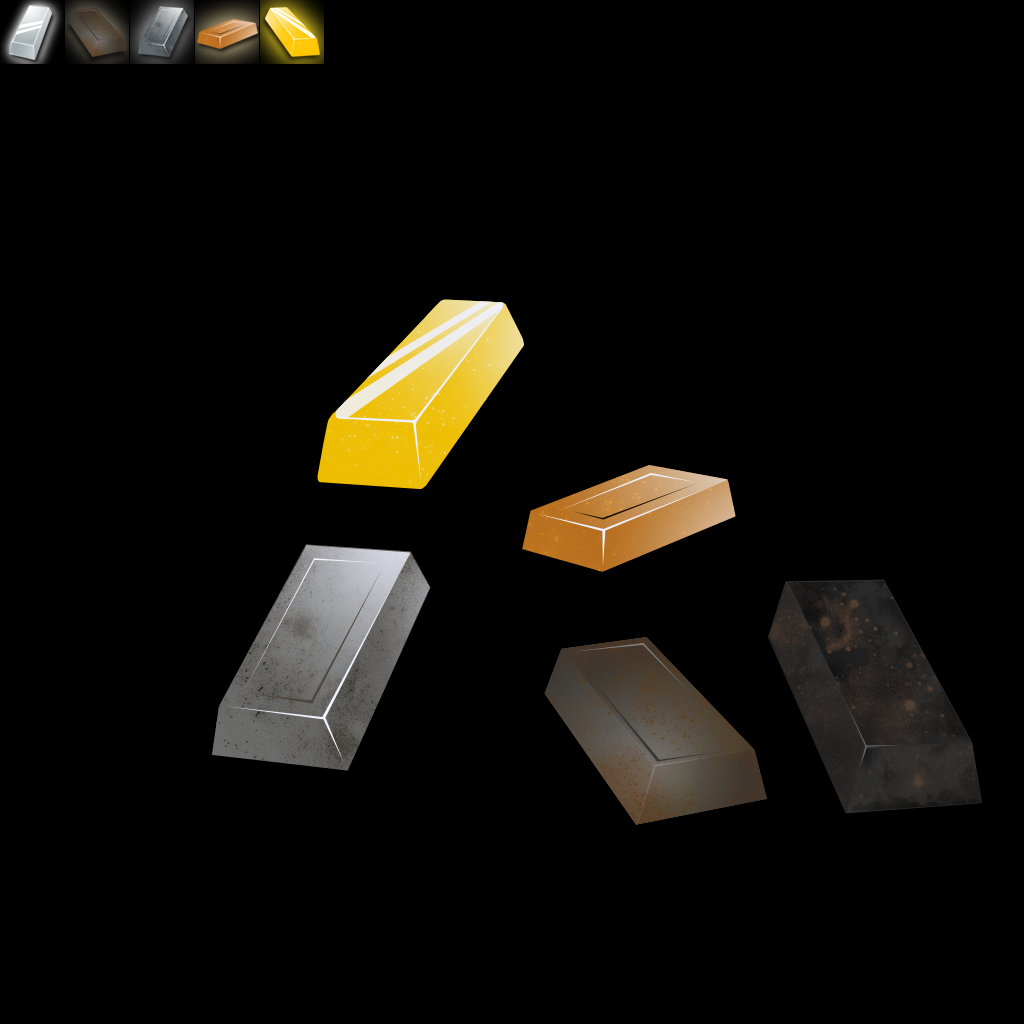
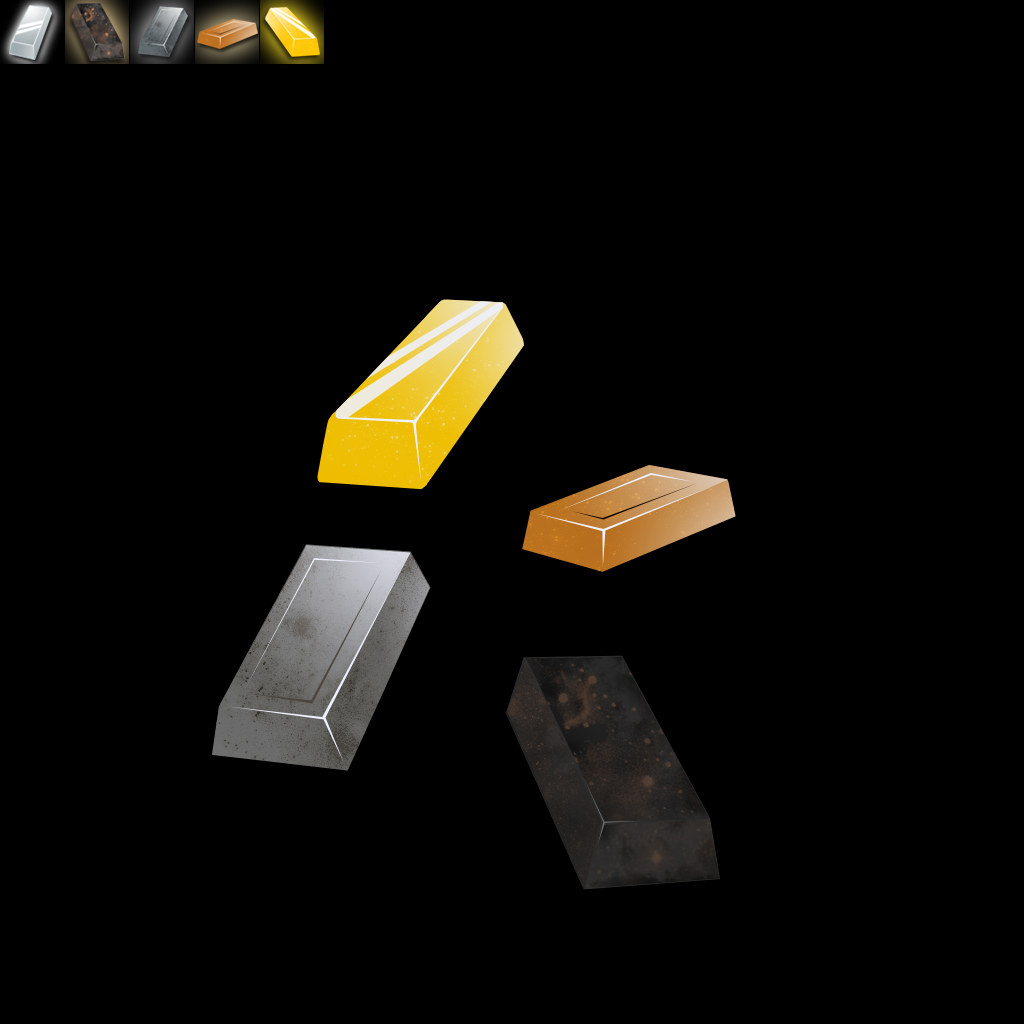
Revision of a layered (1024, 1024) image; what changed, layer by layer:
removed layer "Layer 3" over 65, 0, 129, 64
painted on "SmallIcons" over 65, 0, 129, 64
painted on "BigIcons" over 505, 579, 982, 890
